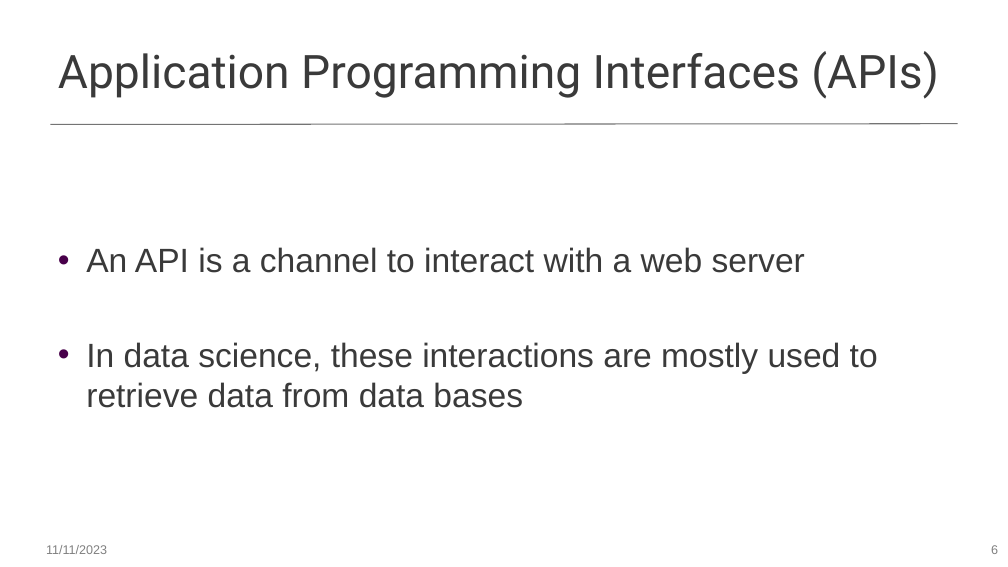
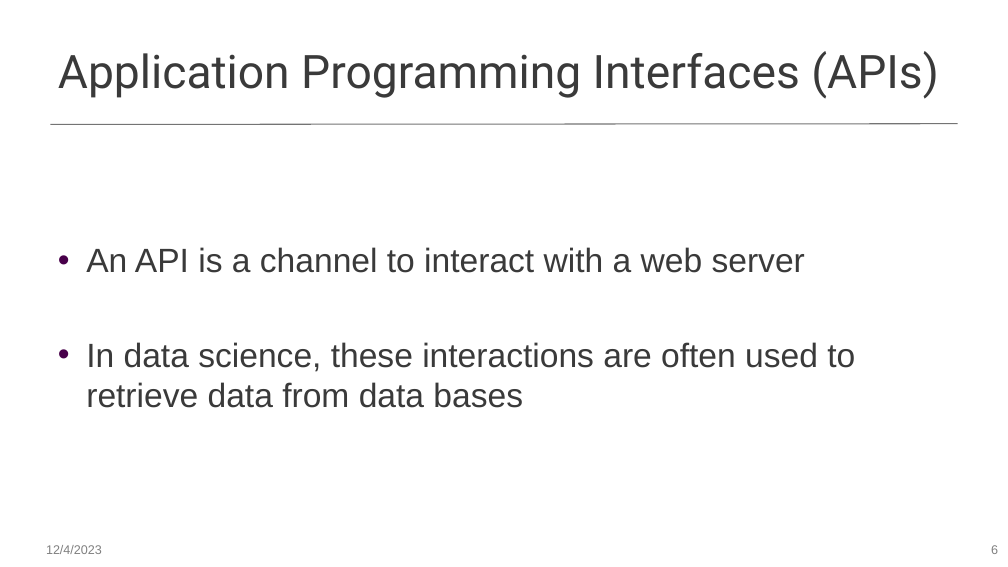
Before and after one commit to worldbank/dec-python-course, a slide deck: slide 6 of 1-foundations/4-api-and-dataviz/Introduction to APIs.pptx. Drawn at 1008x567 pixels with LibreOffice and Linux fonts; fonts in the diff are those of the drawing. Boxes give left, top, right and bottom in pixels: in the first picture for what was removed or moved away, otherwise in the second. Text is boxed around its words. In the diff, an @@ line names an element or a change of style, - is before the commit and + after.

```diff
--- a/1-foundations/4-api-and-dataviz/Introduction to APIs.pptx
+++ b/1-foundations/4-api-and-dataviz/Introduction to APIs.pptx
@@ text at [86, 342, 855, 408]: text changed @@
-• In data science, these interactions are mostly used to retrieve data from data bases
+• In data science, these interactions are often used to retrieve data from data bases
@@ text at [46, 545, 102, 554]: text changed @@
-11/11/2023
+12/4/2023
```
Also in this commit, not shown: 13 other slides changed, 1 slide added, 1 slide removed, 1 other file.
